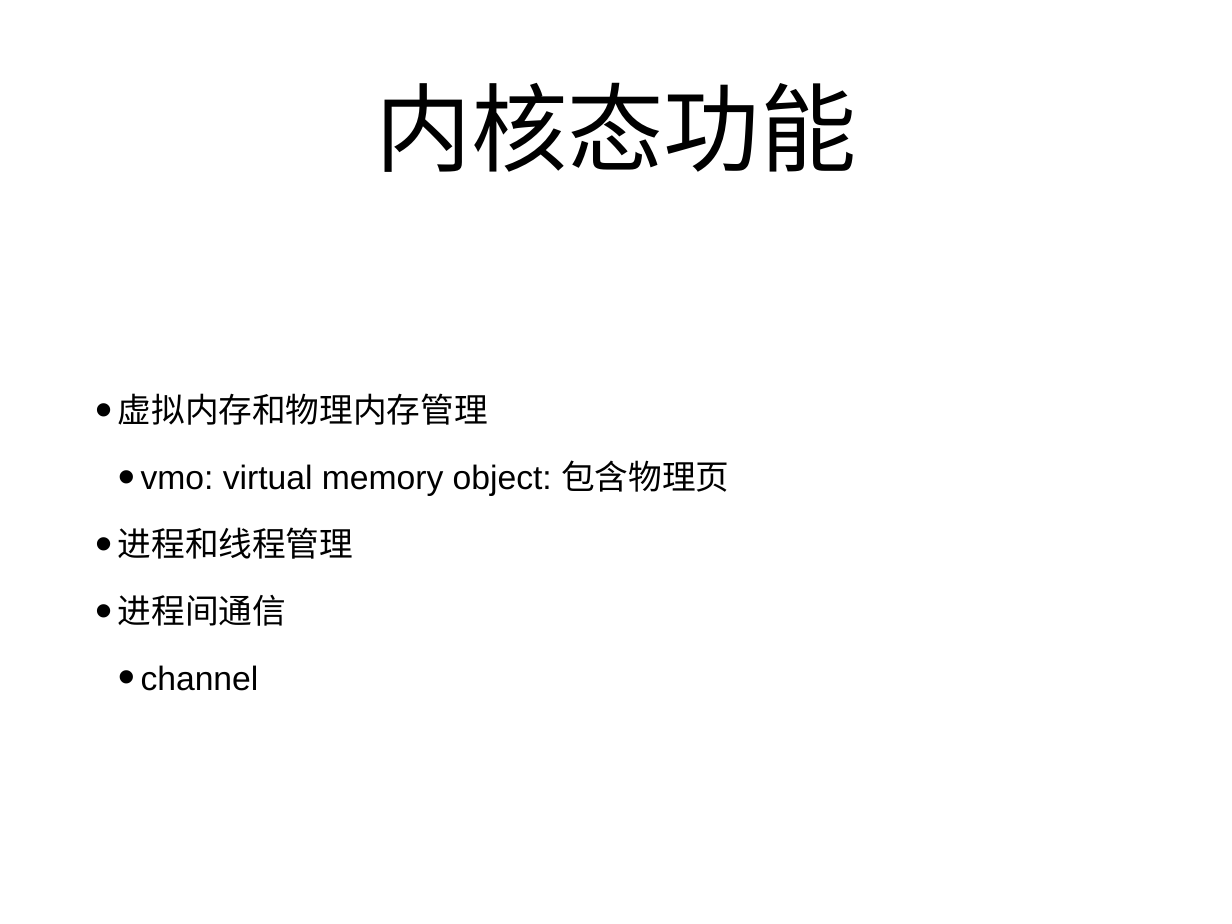
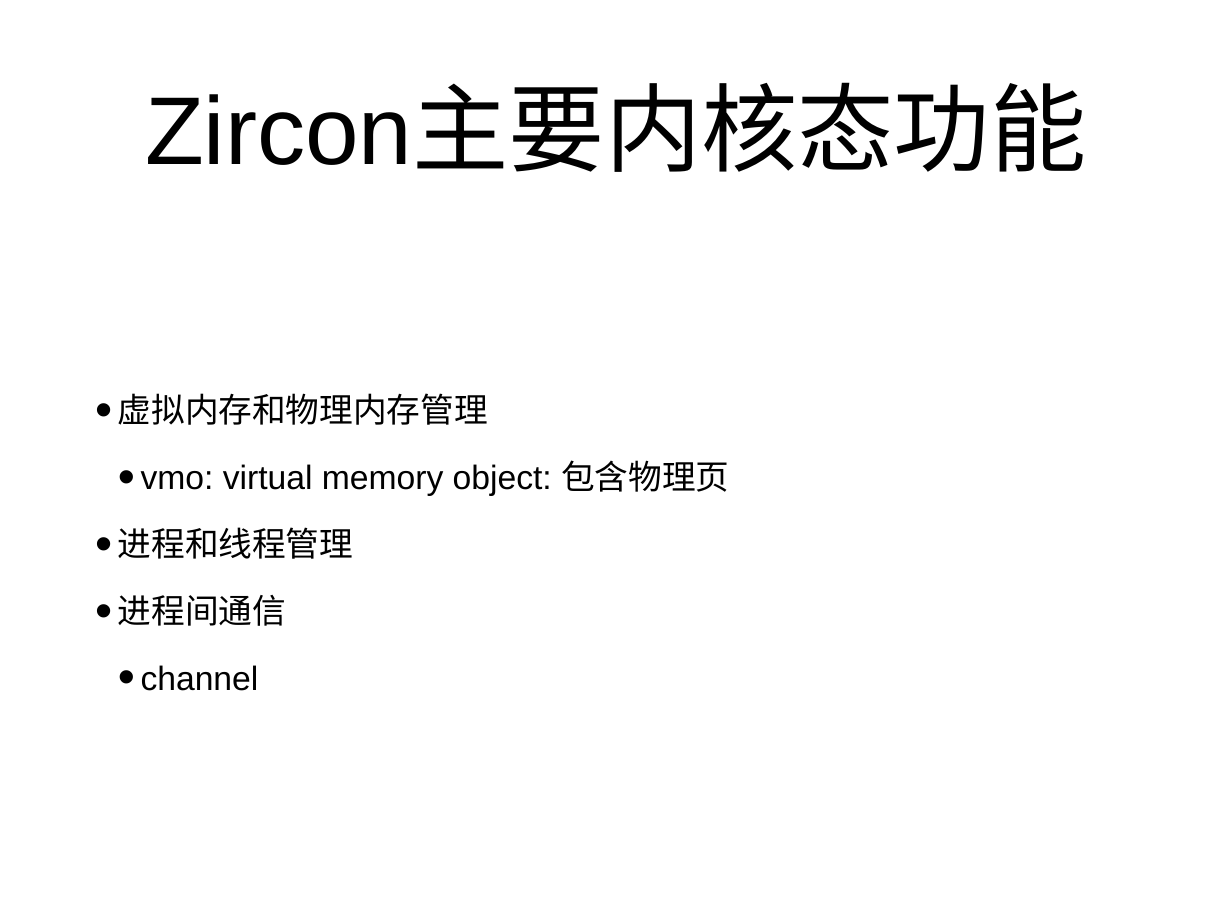
Before and after one commit to xuzhongxing/xuzhongxing.github.io, a slide deck: slide 14 of 201806fuchsia.pptx (slide 12 before the commit). Drawn at 1232x924 pixels with LibreOffice and Linux fonts; fonts in the diff are those of the drawing. Boxes give left, top, right and bottom in pixels: in the first picture for what was removed or moved away, otherwise in the second. Text is boxed around its words. In the diff, an @@ line names an element or a change of style, - is before the commit and + after.

```diff
--- a/201806fuchsia.pptx
+++ b/201806fuchsia.pptx
@@ title at <box>145,88,1086,172</box>: text changed @@
-内核态功能
+Zircon主要内核态功能
```
Also in this commit, not shown: 2 other slides changed, 2 slides added, 1 other file.
